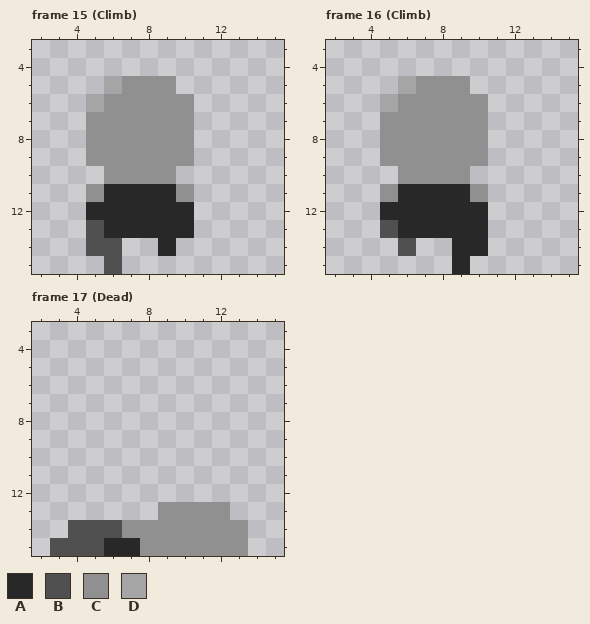
A pixel-art file gets an edit: PixelEngine/res/sprites/chainmail.aseprite. Above, as it was before the edit.
16x16 pixels, 19 frames. Colours within 5 levels of each other are drawn and written as one. Shown: frame 15 (Climb): x 2..15, y 3..15; frame 16 (Climb): x 2..15, y 3..15; frame 17 (Dead): x 2..15, y 3..15. The commit also changed other frames, which this record leaves out.
Visible layers, top first: "Armor", "Layer 1".
Palette (. is transparent): A #282828  B #505050  C #909090  D #a5a5a5
Pixels before, frame 15 (Climb), first column x 5:
 5 .DCCC.
 6 DCCCCC
 7 CCCCCC
 8 CCCCCC
 9 CCCCCC
10 .CCCC.
11 CAAAAC
12 AAAAAA
13 BAAAAA
14 BB..A.
15 .B....
Pixels before, frame 16 (Climb), first column x 5:
 5 .DCCC.
 6 DCCCCC
 7 CCCCCC
 8 CCCCCC
 9 CCCCCC
10 .CCCC.
11 CAAAAC
12 AAAAAA
13 BAAAAA
14 .B..AA
15 ....A.
Pixels before, frame 17 (Dead), first column x 3:
13 ......CCCC.
14 .BBBCCCCCCC
15 BBBAACCCCCC
The result:
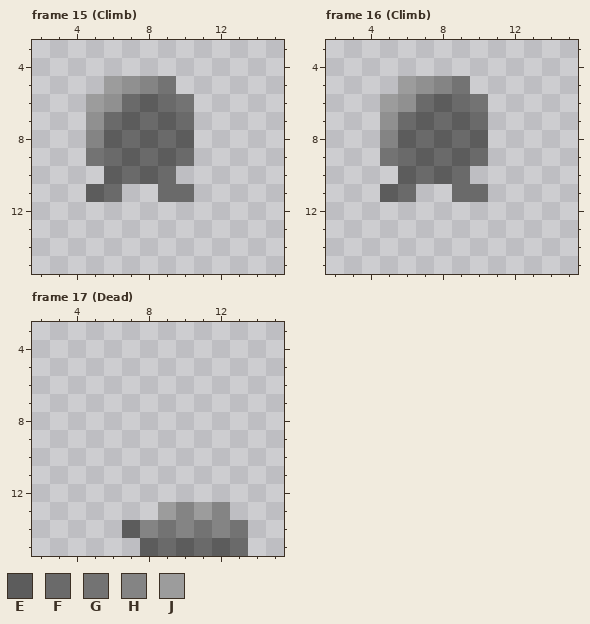
Colours new in this view: E #5c5c5c  F #6a6a6a  G #737373  H #848484  J #9c9c9c
Edits made:
layer "Layer 1" now hidden
Changed rows in their new state; - is an unchanged pixel.
Frame 15 (Climb):
first column x 5:
 5 -J-HG-
 6 J-FEFG
 7 -FEFEF
 8 HEFEFE
 9 GFEFEF
10 -EFEF-
11 EF..FF
12 ......
13 ......
14 ..--.-
15 -.----
Frame 16 (Climb):
first column x 5:
 5 -J-HG-
 6 J-FEFG
 7 -FEFEF
 8 HEFEFE
 9 GFEFEF
10 -EFEF-
11 EF..FF
12 ......
13 ......
14 -.--..
15 ----.-
Frame 17 (Dead):
first column x 3:
13 ------JHJH-
14 -...EHGHGHG
15 .....EFEFEF
